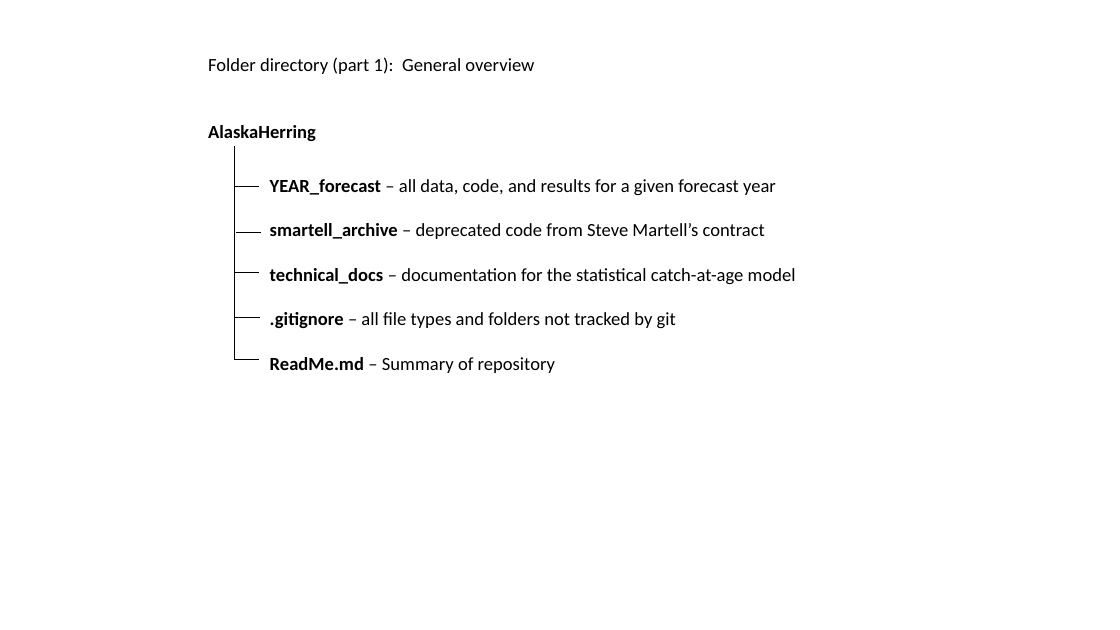
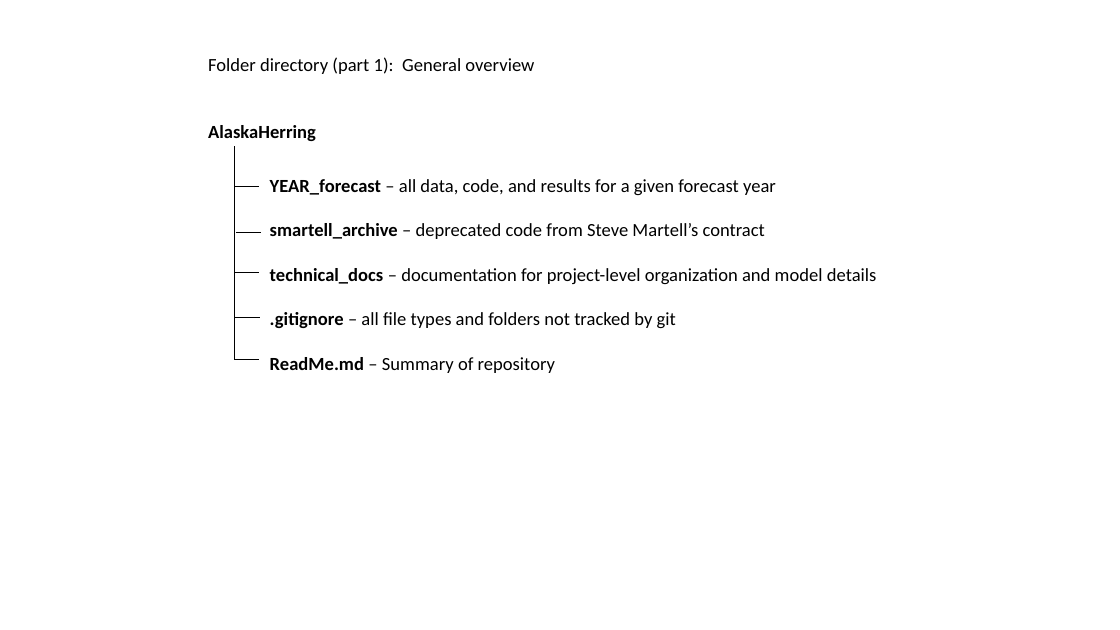
Before and after one commit to commfish/AlaskaHerring, a slide deck: slide 3 of technical_docs/folder_organization.pptx. Drawn at 1120x630 pixels with LibreOffice and Linux fonts; fonts in the diff are those of the drawing. Boxes give left, top, right and bottom in pixels: in the first picture for what was removed or moved away, otherwise in the second. Text is boxed around its words. In the diff, an @@ line names an element or a change of style, - is before the commit and + after.

Commit message:
update documentation, run mcmc for her_mature_catch

```diff
--- a/technical_docs/folder_organization.pptx
+++ b/technical_docs/folder_organization.pptx
@@ text at [270, 268, 877, 284]: text changed @@
-technical_docs – documentation for the statistical catch-at-age model
+technical_docs – documentation for project-level organization and model details
```
Also in this commit, not shown: 4 other slides changed, 2 slides added, 26 other files.
